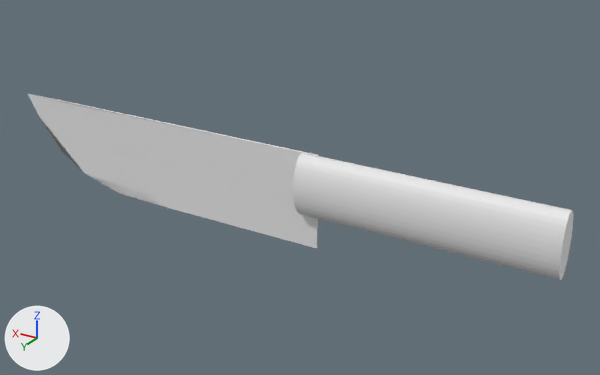
One commit to the FBX model Assets/Modeller/kitchen knife.fbx: the scene before it, then after it.
One viewpoint serves both versions: a 50 mm camera at (-9.42, 17.48, 8.63) aimed at (1.43, -0.61, -0.41). The axes (+X, +Y, +Z) are drawn at lower left. The lights are the same throughout.
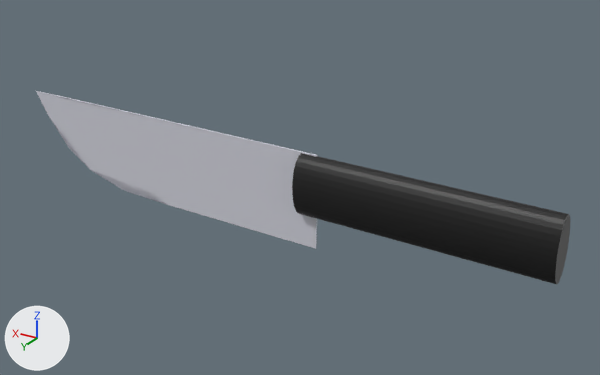
The newer file is also turned or shifted as a whole; pictures and numbers use the older file's frame.

The change in detail:
Material 'knife blade' (mat_knife_blade) is new.
Its base color is (0.647, 0.652, 0.723) (light grey #d2d3dd).
Material 'knifehandle' (mat_knifehandle) is new.
Its base color is (0.00637, 0.00637, 0.00637) (black #131313).
me_plane has 100 vertices, 49 faces and spans x -6.0..11.2, y -0.4..0.4, z -1.8..0.9.
me_plane is used by ob_plane; location (0.0, 0.0, 0.0).
me_plane part 1: all 14 faces centred in x 0.5..10.3, y 0.0, z -1.3..0.9 switch from no material to mat_knife_blade (light grey #d2d3dd).
me_plane part 2: 35 of the faces centred in x -6.0..1.0, y -0.4..0.4, z -0.8..0.9 switch from no material to mat_knifehandle (black #131313).
Object 'Plane' (ob_plane) moves from (0.0, 0.0, 0.0) to (0.01, 0.03, 0.0).
Object 'Plane' (ob_plane) turns from (0, 0, 0) to (0, 0, -2) degrees about x, y and z.

What differs and where, as boxes (x1, y1, x2, y2) in the pictures (600 x 375 px):
'Plane', recoloured, moved, turned
    before: (28, 94, 573, 280)
    after: (36, 91, 570, 284)
part 1 of me_plane, recoloured
    before: (28, 94, 318, 249)
    after: (36, 91, 318, 249)
part 2 of me_plane, recoloured (white to black)
    before: (293, 153, 573, 280)
    after: (292, 153, 570, 284)
